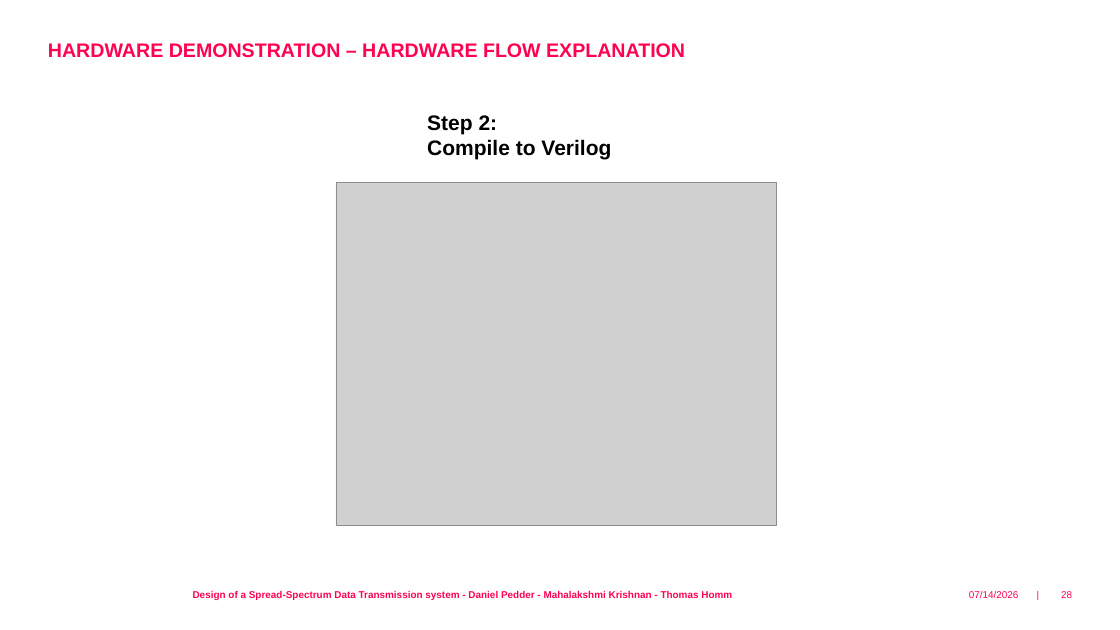
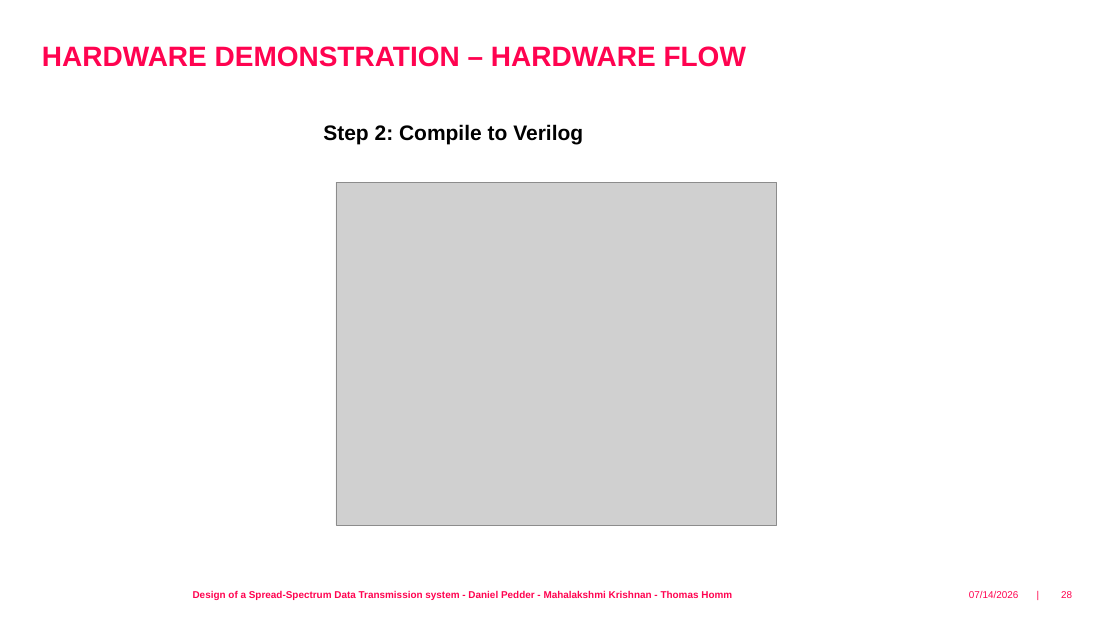
Before and after one commit to fredowski/spreads, a slide deck: slide 28 of documentation/presentation/spread_spectrum_vlsi_daniel.odp. Drawn at 1120x630 pixels with LibreOffice and Linux fonts; fonts in the diff are those of the drawing; grey boxes stand for pictures; background and template pictures are left out. Boxes give left, top, right and bottom in pixels: in the first picture for what was removed or moved away, otherwise in the second. Text is boxed around its words. In the diff, an @@ line names an element or a change of style, - is before the commit and + after.

```diff
--- a/documentation/presentation/spread_spectrum_vlsi_daniel.odp
+++ b/documentation/presentation/spread_spectrum_vlsi_daniel.odp
@@ text at [42,46,746,67]: text changed; size 16.8 to 24 pt @@
-HARDWARE DEMONSTRATION – HARDWARE FLOW EXPLANATION
+HARDWARE DEMONSTRATION – HARDWARE FLOW
@@ text at [323,124,583,144]: text changed @@
-Step 2:
-Compile to Verilog
+Step 2: Compile to Verilog
```
Also in this commit, not shown: 4 other slides changed.
